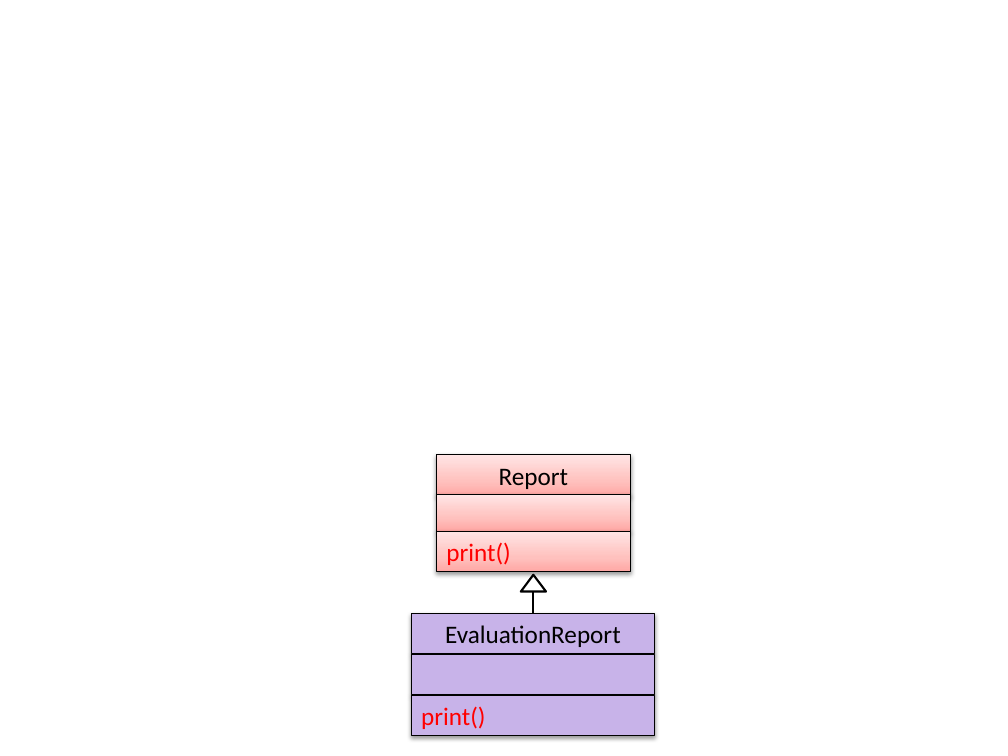
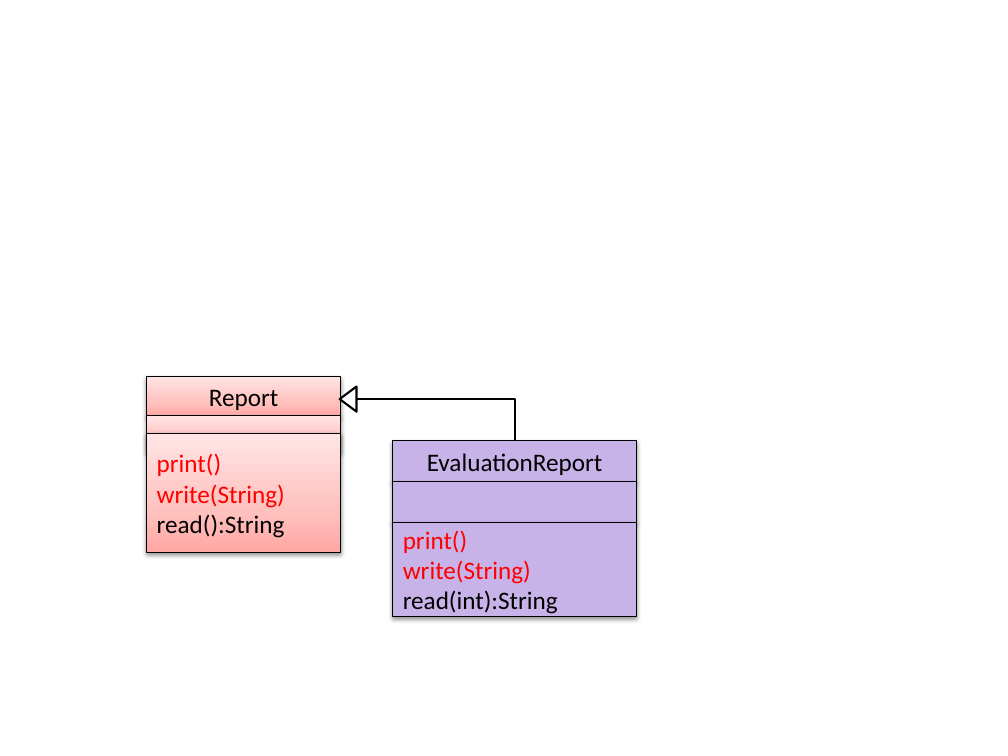
Before and after one commit to se-edu/se-book, a slide deck: slide 1 of diagrams/oop/inheritance/overriding/report.pptx. Drawn at 1008x756 pixels with LibreOffice and Linux fonts; fonts in the diff are those of the drawing. Boxes give left, top, right and bottom in pixels: in the first picture for what was removed or moved away, otherwise in the second. Text is boxed around its words. In the diff, an @@ line names an element or a change of style, - is before the commit and + after.

```diff
--- a/diagrams/oop/inheritance/overriding/report.pptx
+++ b/diagrams/oop/inheritance/overriding/report.pptx
@@ rectangle "Report": place and size @@
-rectangle "Report" at [436, 455, 630, 495]
+rectangle "Report" at [147, 376, 341, 416]
@@ triangle at [340, 387, 357, 412]: rotation 0 to 270 degrees @@
@@ rectangle: place and size @@
-rectangle at [436, 495, 630, 531]
+rectangle at [147, 416, 341, 453]
@@ elbow line moved from (533, 592) - (533, 613) to (357, 399) - (515, 440) @@
@@ rectangle "print()": place and size @@
-rectangle "print()" at [436, 531, 630, 572]
+rectangle "print()" at [147, 433, 341, 552]
@@ rectangle "EvaluationReport": place and size @@
-rectangle "EvaluationReport" at [411, 613, 655, 653]
+rectangle "EvaluationReport" at [393, 440, 637, 481]
@@ text in rectangle at [157, 485, 285, 538]: paragraphs added @@
+write(String)
+read():String
@@ rectangle: place and size @@
-rectangle at [411, 654, 655, 695]
+rectangle at [393, 482, 637, 522]
@@ rectangle "print()": place and size @@
-rectangle "print()" at [411, 696, 655, 736]
+rectangle "print()" at [393, 522, 637, 616]
@@ text in rectangle at [403, 560, 558, 614]: paragraphs added @@
+write(String)
+read(int):String
```
Also in this commit, not shown: 20 other files.
